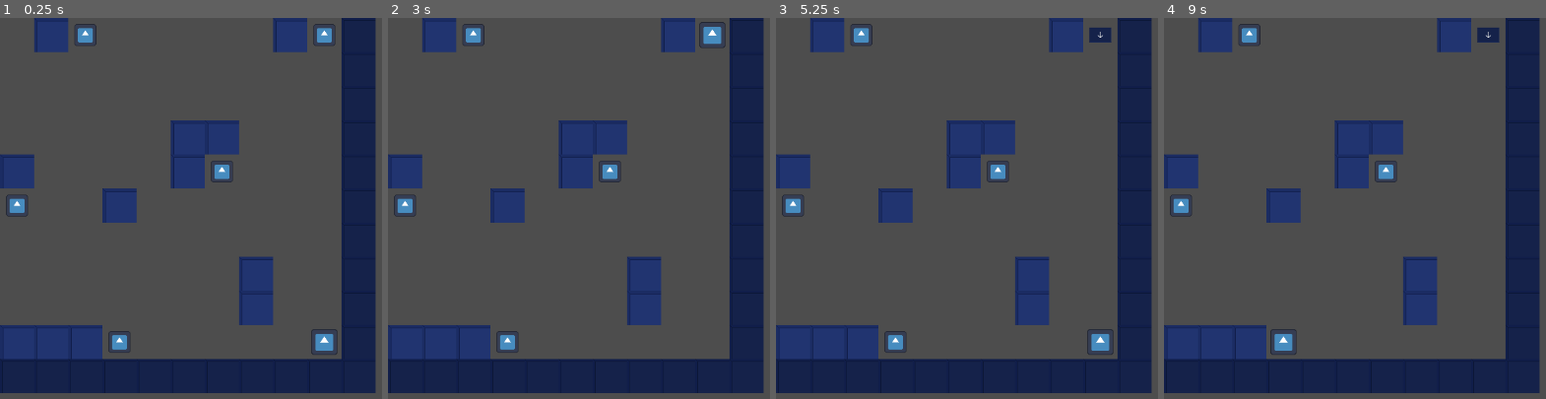
Above: before the commit, frames 1-4 (left to right).
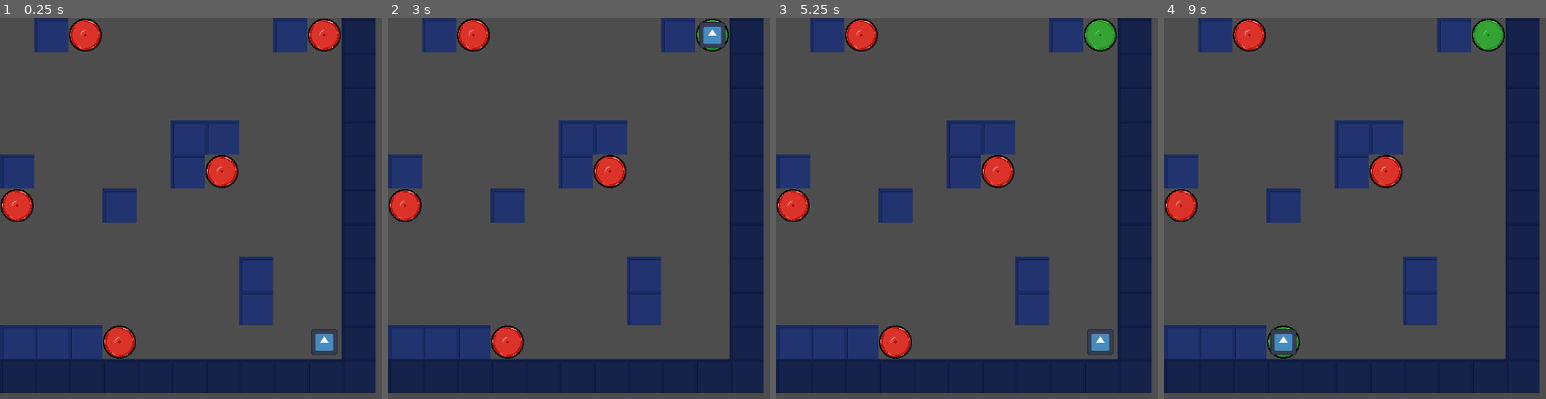
Above: after the commit, the same moments.

Repository: vocaz/hackercompsci
Game: Godot game, scene res://testmap1.tscn
Two runs of this game, one before a commit and one after it. Both use one fixed random seed, a clock stepped at 60 frames per second and the inputs below. This scene is started directly instead of the project's main scene. The engine's default icon, where the game draws it, is replaced by a stand-in: a white triangle on a blue panel in a dark square.
Inputs:
- Up to frame 1 (0.25 s): no input
- Up to frame 2 (3 s): tap Enter at 0.5, 2 s; hold Right (right) 0.53-1.28 s; tap Space at 1.25, 2.75 s; hold Down (down) 1.28-2.03 s; hold Right (right) 2.03-2.78 s; hold Up (up) from 2.78 s (still down)
- Up to frame 3 (5.25 s): tap Enter at 3.5 s; release Up (up) at 3.53 s; hold Left (left) 3.53-5.03 s; tap Space at 4.25 s; hold Down (down) from 5.03 s (still down)
- Up to frame 4 (9 s): release Down (down) at 5.78 s; hold Right (right) 5.78-6.53 s; hold Up (up) 6.53-7.28 s; hold Right (right) 7.28-8.03 s; hold Down (down) 8.03-8.78 s; hold Left (left) from 8.78 s (still down)

The runs differ from the first frame. In frame 1, 3.0% of the frame differs, in the area x 0-90%, y 0-90%; in frame 2, 2.5%; in frame 3, 3.0%; in frame 4, 2.5%.

Commit message:
goal textures

Diff:
--- a/area_2d.gd
+++ b/area_2d.gd
@@ -12,4 +12,4 @@
 
 
 func _on_body_entered(body: Node2D) -> void:
-	$Sprite2D.texture = load("res://textures/arrow down pushed.png")
+	$Sprite2D.texture = load("res://textures/goal green.png")
--- a/goal.tscn
+++ b/goal.tscn
@@ -1,14 +1,13 @@
 [gd_scene load_steps=3 format=3 uid="uid://dfad522bayha8"]
 
 [ext_resource type="Script" path="res://area_2d.gd" id="1_dhbvt"]
-[ext_resource type="Texture2D" uid="uid://8d28uhp52vcb" path="res://icon.svg" id="2_uc83j"]
+[ext_resource type="Texture2D" uid="uid://b4k7wo5savj0b" path="res://textures/goal red.png" id="2_oxg1u"]
 
 [node name="Area2D" type="Area2D"]
 script = ExtResource("1_dhbvt")
 
 [node name="Sprite2D" type="Sprite2D" parent="."]
-scale = Vector2(0.25, 0.25)
-texture = ExtResource("2_uc83j")
+texture = ExtResource("2_oxg1u")
 
 [node name="CollisionPolygon2D" type="CollisionPolygon2D" parent="."]
 scale = Vector2(0.25, 0.25)
--- a/testmap1.tscn
+++ b/testmap1.tscn
@@ -11,7 +11,7 @@
 position = Vector2(475, 475)
 
 [connection signal="body_entered" from="TileMapLayer/Area2D" to="TileMapLayer/Area2D" method="_on_body_entered"]
-[connection signal="body_entered" from="TileMapLayer/@Area2D@57565" to="TileMapLayer/@Area2D@57565" method="_on_body_entered"]
-[connection signal="body_entered" from="TileMapLayer/@Area2D@57566" to="TileMapLayer/@Area2D@57566" method="_on_body_entered"]
-[connection signal="body_entered" from="TileMapLayer/@Area2D@57567" to="TileMapLayer/@Area2D@57567" method="_on_body_entered"]
-[connection signal="body_entered" from="TileMapLayer/@Area2D@57568" to="TileMapLayer/@Area2D@57568" method="_on_body_entered"]
+[connection signal="body_entered" from="TileMapLayer/@Area2D@22294" to="TileMapLayer/@Area2D@22294" method="_on_body_entered"]
+[connection signal="body_entered" from="TileMapLayer/@Area2D@22295" to="TileMapLayer/@Area2D@22295" method="_on_body_entered"]
+[connection signal="body_entered" from="TileMapLayer/@Area2D@22296" to="TileMapLayer/@Area2D@22296" method="_on_body_entered"]
+[connection signal="body_entered" from="TileMapLayer/@Area2D@22297" to="TileMapLayer/@Area2D@22297" method="_on_body_entered"]
Binary file added: textures/goal green.png
Not shown, added: textures/goal green.png.import
Binary file added: textures/goal red.png
Not shown, added: textures/goal red.png.import
